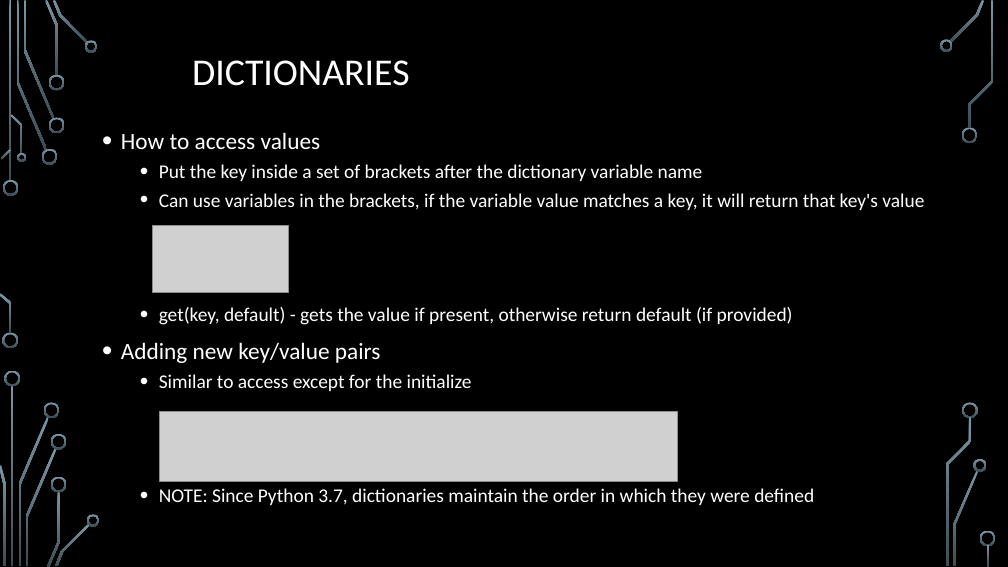
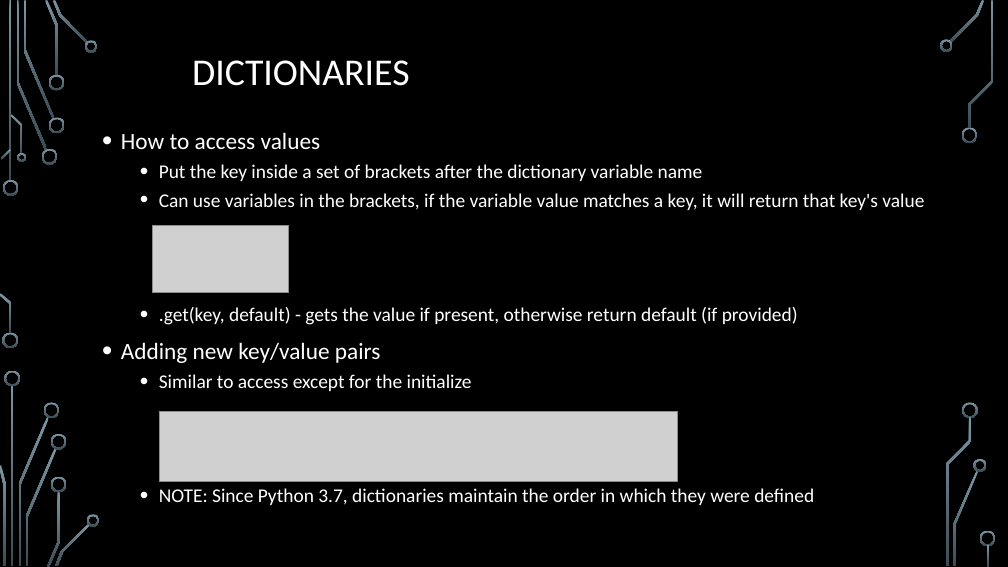
Before and after one commit to william-estes/youtube, a slide deck: slide 20 of lecture_2/Lecture_2.pptx (slide 21 before the commit). Drawn at 1008x567 pixels with LibreOffice and Linux fonts; fonts in the diff are those of the drawing; grey boxes stand for pictures; background and template pictures are left out. Boxes give left, top, right and bottom in pixels: in the first picture for what was removed or moved away, otherwise in the second. Text is boxed around its words. In the diff, an @@ line names an element or a change of style, - is before the commit and + after.

```diff
--- a/lecture_2/Lecture_2.pptx
+++ b/lecture_2/Lecture_2.pptx
@@ text at (159, 307, 798, 325): text changed @@
-  • get(key, default) - gets the value if present, otherwise return default (if provided)
+  • .get(key, default) - gets the value if present, otherwise return default (if provided)
```
Also in this commit, not shown: 3 other slides changed, 1 slide removed, 1 other file.
